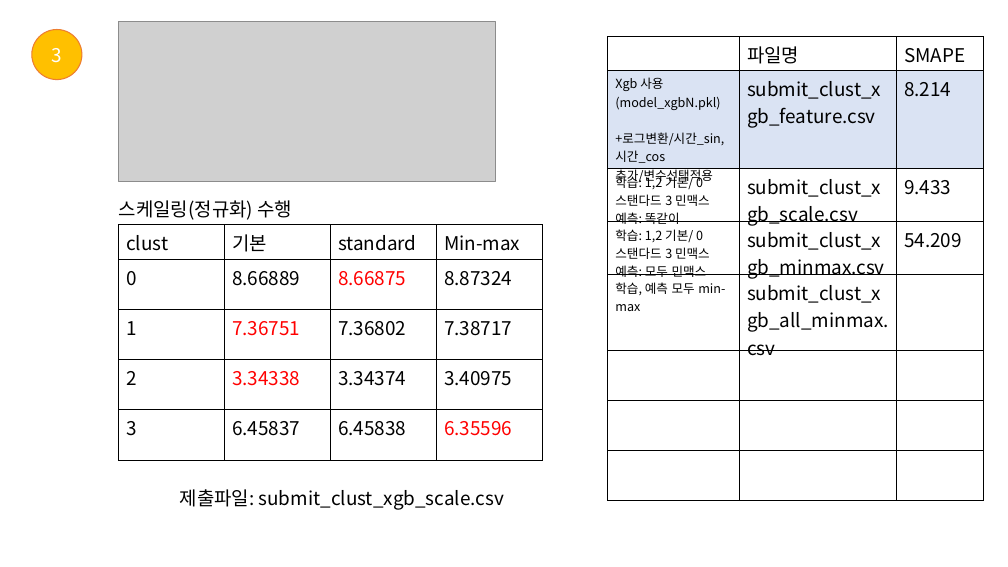
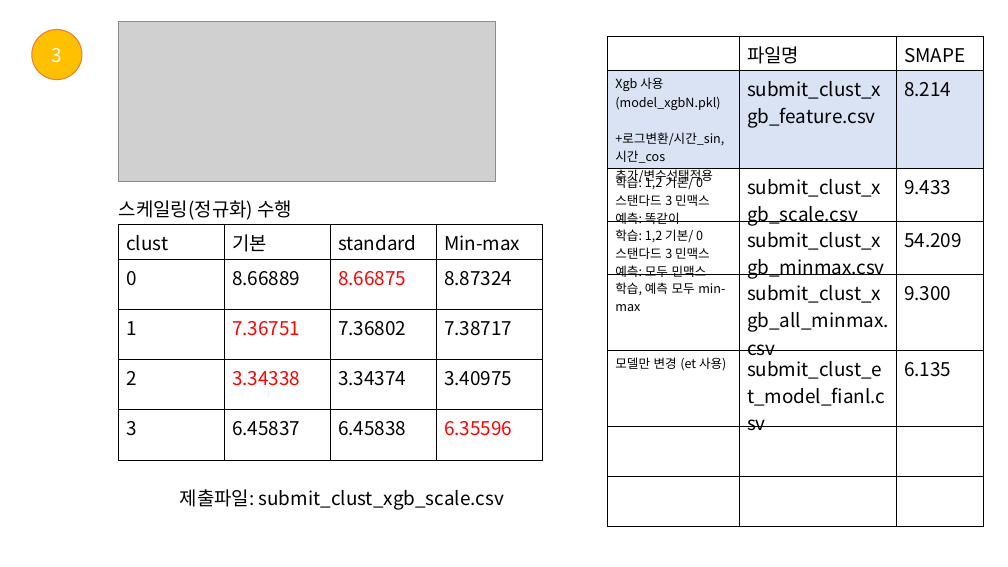
Before and after one commit to 2023dacon/Power-usage-Prediction, a slide deck: slide 12 of 파일/대회.pptx. Drawn at 1008x567 pixels with LibreOffice and Linux fonts; fonts in the diff are those of the drawing; grey boxes stand for pictures. Boxes give left, top, right and bottom in pixels: in the first picture for what was removed or moved away, otherwise in the second. Text is boxed around its words. In the diff, an @@ line names an element or a change of style, - is before the commit and + after.

```diff
--- a/파일/대회.pptx
+++ b/파일/대회.pptx
@@ table at [608,36,984,504] @@
-row 5: 학습, 예측 모두 min-max | submit_clust_xgb_all_minmax.csv | 
+row 5: 학습, 예측 모두 min-max | submit_clust_xgb_all_minmax.csv | 9.300
+row 6: 모델만 변경 (et 사용) | submit_clust_et_model_fianl.csv | 6.135
-row 8:  |  | 
```
Also in this commit, not shown: 1 slide added, 2 other files.
